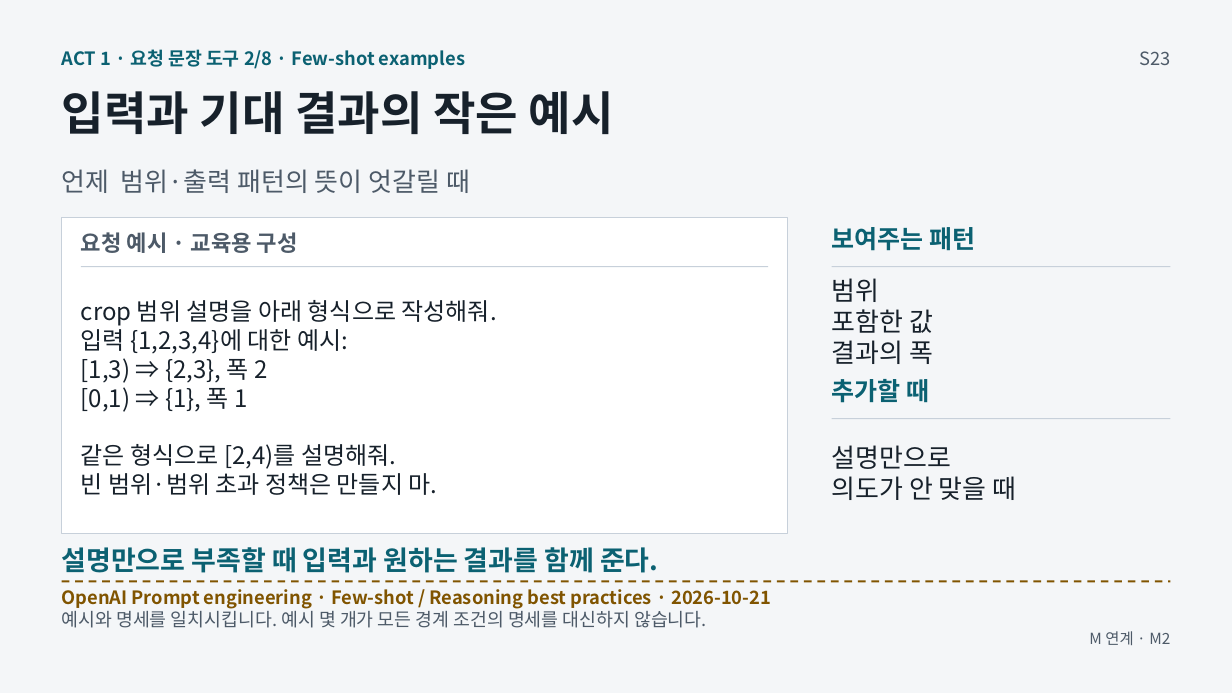
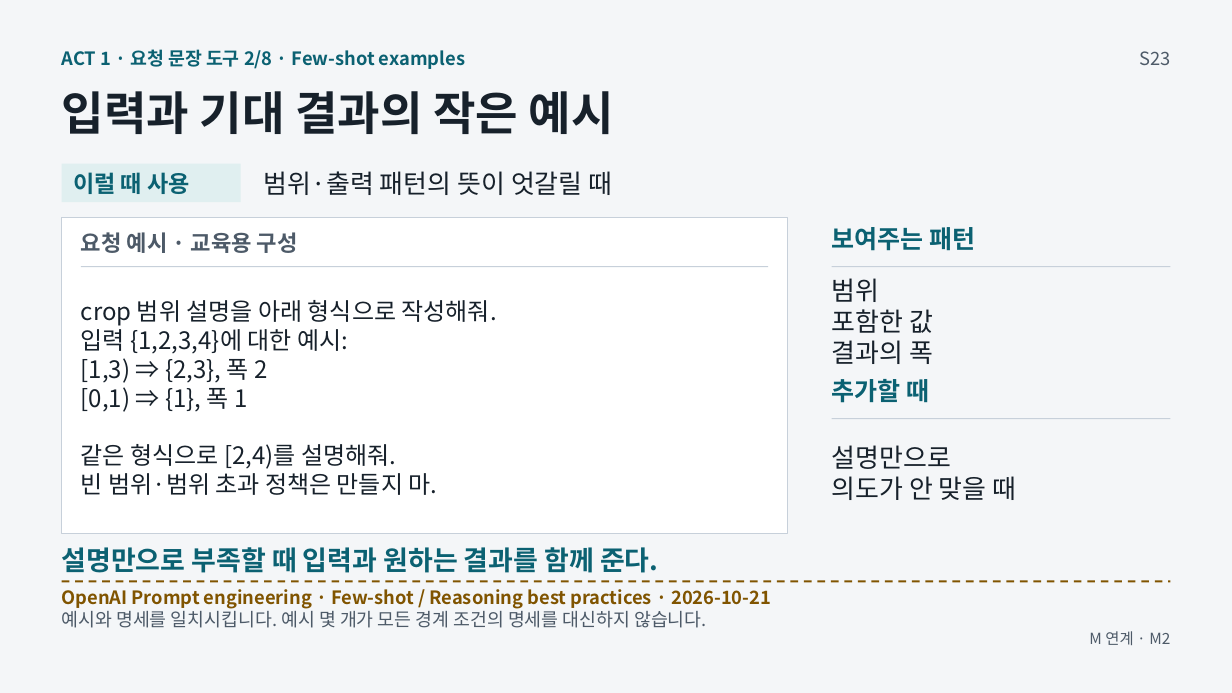
Before and after one commit to GideokKim/ai-dev-training, a slide deck: slide 13 of production/ACT_1.pptx. Drawn at 1232x693 pixels with LibreOffice and Linux fonts; fonts in the diff are those of the drawing. Boxes give left, top, right and bottom in pixels: in the first picture for what was removed or moved away, otherwise in the second. Text is boxed around its words. In the diff, an @@ line names an element or a change of style, - is before the commit and + after.

```diff
--- a/production/ACT_1.pptx
+++ b/production/ACT_1.pptx
@@ rectangle added at [62,164,241,202], fill #E0EFF0 @@
@@ text added at [73,172,190,194], 18 pt, text #0B6172, bold @@
+이럴 때 사용
@@ text at [264,171,613,195]: text changed; text colour #4D5A68 to #17212B @@
-언제 범위·출력 패턴의 뜻이 엇갈릴 때
+범위·출력 패턴의 뜻이 엇갈릴 때
```
Also in this commit, not shown: 7 other slides changed, 31 other files.
